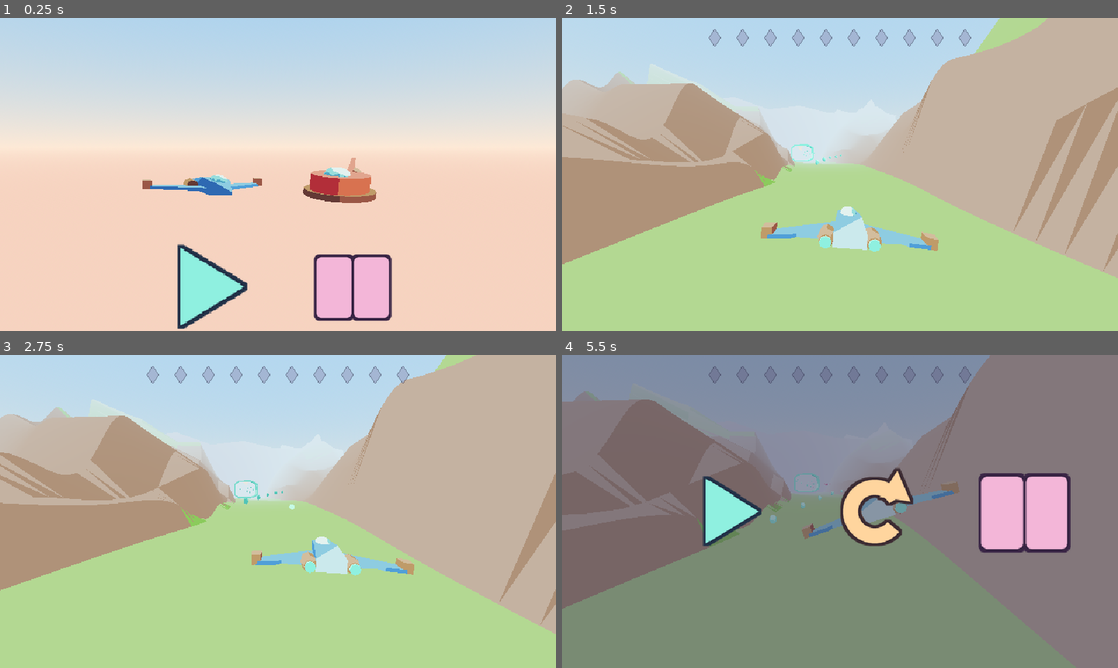
Above: before the commit, frames 1-4 (two rows, left to right).
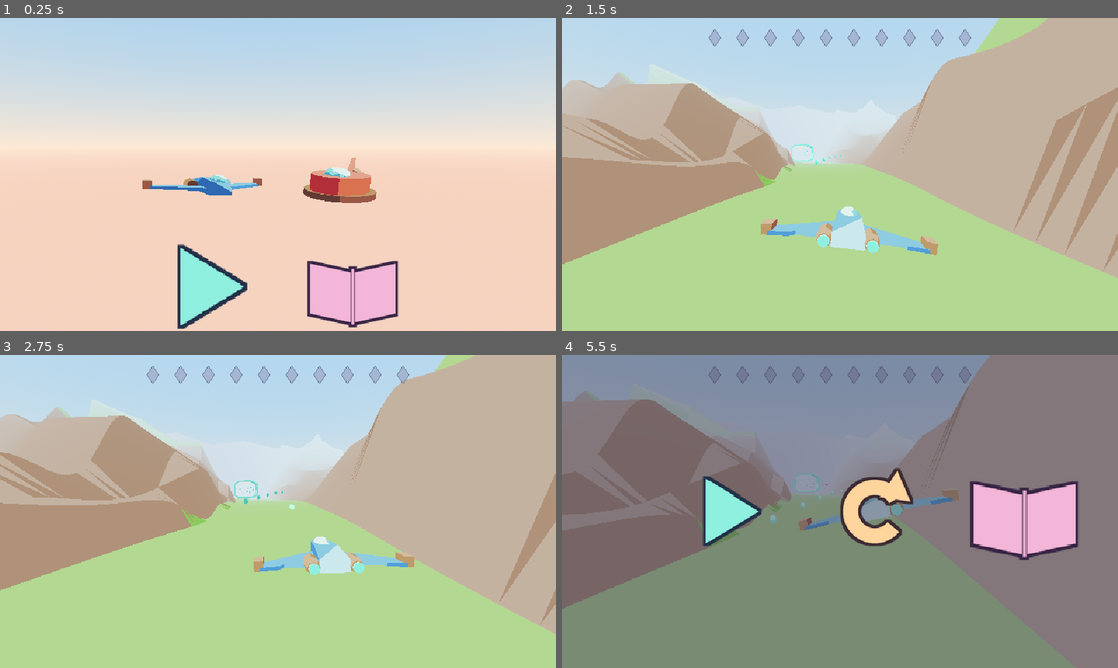
Above: after the commit, the same moments.

Repository: MarAvFe/rail-shooter
Game: Godot game, scene res://scenes/title.tscn
Same seed, same stepped clock (60 frames per second), same inputs: the game is played once before the commit and once after it.
Inputs (mouse positions are in pixels of both pictures, inside the frame that each line leads up to):
- Up to frame 1 (0.25 s): no input
- Up to frame 2 (1.5 s): click (767, 287) at 0.52 s; tap Enter (menu_accept) at 1.25 s; move the mouse to (962, 158) at 1.27 s; hold D (menu_right) from 1.28 s (still down); hold H (honk) from 1.28 s (still down); click (962, 158) at 1.42 s
- Up to frame 3 (2.75 s): move the mouse to (166, 527) at 2.02 s; release D (menu_right) at 2.03 s; release H (honk) at 2.03 s; hold Backspace (menu_back) from 2.03 s (still down); tap Space (fire) at 2.1 s; tap H (honk) at 2.3 s
- Up to frame 4 (5.5 s): move the mouse to (895, 442) at 2.77 s; release Backspace (menu_back) at 2.78 s; hold D (menu_right) 2.78-3.53 s; hold H (honk) 2.78-3.53 s; move the mouse to (812, 574) at 3.52 s; hold W (menu_up) 3.53-4.28 s; tap Q at 3.6 s; click (812, 574) at 3.67 s; tap H (honk) at 3.8, 5.3 s; move the mouse to (1006, 558) at 4.27 s; hold H (honk) 4.28-5.03 s; hold A (menu_left) from 4.28 s (still down); tap Escape (pause) at 4.9 s; move the mouse to (673, 464) at 5.02 s; tap Space (fire) at 5.1 s

The runs differ from the first frame. In frame 1, 1.6% of the frame differs, in the area x 55-72%, y 75-99%; in frame 2, 0.8%; in frame 3, 1.1%; in frame 4, 3.0%, in the area x 42-93%, y 37-66%.

Commit message:
Docs, licences, playtest guide, DONE evidence; book icon redesign; honk + engine bed in levels
Co-Authored-By: Claude Opus 5.5 <noreply@anthropic.com>

Diff:
--- a/docs/bot_level1_bad.json
+++ b/docs/bot_level1_bad.json
@@ -1 +1 @@
-{"bumps":31,"enemies":20,"frame_ms_avg":0.12,"frame_ms_p99":0.21,"level":1,"ok":true,"orb_total":80,"orbs":32,"popped":15,"stalls":0,"time_s":181.2}
+{"bumps":31,"enemies":20,"frame_ms_avg":0.12,"frame_ms_p99":0.23,"level":1,"ok":true,"orb_total":80,"orbs":31,"popped":15,"stalls":0,"time_s":181.2}
--- a/docs/bot_level1_good.json
+++ b/docs/bot_level1_good.json
@@ -1 +1 @@
-{"bumps":0,"enemies":20,"frame_ms_avg":0.14,"frame_ms_p99":0.27,"level":1,"ok":true,"orb_total":80,"orbs":73,"popped":20,"stalls":0,"time_s":156.8}
+{"bumps":0,"enemies":20,"frame_ms_avg":0.13,"frame_ms_p99":0.25,"level":1,"ok":true,"orb_total":80,"orbs":73,"popped":20,"stalls":0,"time_s":156.8}
--- a/docs/bot_level2_bad.json
+++ b/docs/bot_level2_bad.json
@@ -1 +1 @@
-{"bumps":15,"enemies":16,"frame_ms_avg":0.11,"frame_ms_p99":0.21,"level":2,"ok":true,"orb_total":68,"orbs":33,"popped":13,"stalls":0,"time_s":179.3}
+{"bumps":15,"enemies":16,"frame_ms_avg":0.11,"frame_ms_p99":0.2,"level":2,"ok":true,"orb_total":68,"orbs":33,"popped":13,"stalls":0,"time_s":179.3}
--- a/docs/bot_level2_good.json
+++ b/docs/bot_level2_good.json
@@ -1 +1 @@
-{"bumps":6,"enemies":16,"frame_ms_avg":0.12,"frame_ms_p99":0.24,"level":2,"ok":true,"orb_total":68,"orbs":66,"popped":14,"stalls":0,"time_s":169.6}
+{"bumps":6,"enemies":16,"frame_ms_avg":0.11,"frame_ms_p99":0.22,"level":2,"ok":true,"orb_total":68,"orbs":66,"popped":14,"stalls":0,"time_s":169.6}
--- a/scripts/game/level_runner.gd
+++ b/scripts/game/level_runner.gd
@@ -81,6 +81,13 @@
 	total_orbs = orbs.size() + 2 * enemies.size()  # enemies drop 1-3
 	AudioBus.music(str(L["music"]))
 	ship.bumped.connect(_on_bump)
+	Bindings.honked.connect(_on_honk)
+	var hum := AudioStreamPlayer.new()  # engine bed, far under the music
+	hum.stream = AudioBus.stream("loop_engine", true)
+	hum.bus = "SFX"
+	hum.volume_db = -4.0
+	add_child(hum)
+	hum.play()
 	speed = base_speed * 0.5
 	_last_us = Time.get_ticks_usec()
 	if Game.args.has("bot"):
@@ -603,6 +610,13 @@
 	_cam_follow(1.0, true)
 
 
+func _on_honk() -> void:
+	if get_tree().paused or finished:
+		return
+	AudioBus.play("sfx_honk", randf_range(0.95, 1.08))
+	ship.happy()
+
+
 func _on_bump() -> void:
 	bumps += 1
 	_bump_times.append(Game.t)
--- a/scripts/systems/game.gd
+++ b/scripts/systems/game.gd
@@ -124,6 +124,9 @@
 		"ending": get_tree().change_scene_to_file(ENDING)
 		"parent": open_parent_menu()
 	await get_tree().create_timer(2.0).timeout
+	if args.has("pause"):
+		get_tree().call_group("pausable", "request_pause")
+		await get_tree().create_timer(0.5).timeout
 	get_viewport().get_texture().get_image().save_png("res://docs/shots/%s.png" % args["snap"])
 	get_tree().quit()
 
Binary file changed: assets/ui/icon_book.png
Binary file changed: docs/shots/level_1_00.png
Binary file changed: docs/shots/level_1_01.png
Binary file changed: docs/shots/level_1_03.png
Binary file changed: docs/shots/level_1_04.png
Binary file changed: docs/shots/level_1_05.png
Binary file changed: docs/shots/level_1_06.png
Binary file changed: docs/shots/level_1_07.png
Binary file changed: docs/shots/level_2_00.png
Binary file changed: docs/shots/level_2_01.png
Binary file changed: docs/shots/level_2_04.png
Binary file added: docs/shots/pause.png
(and 6 more such lines)
